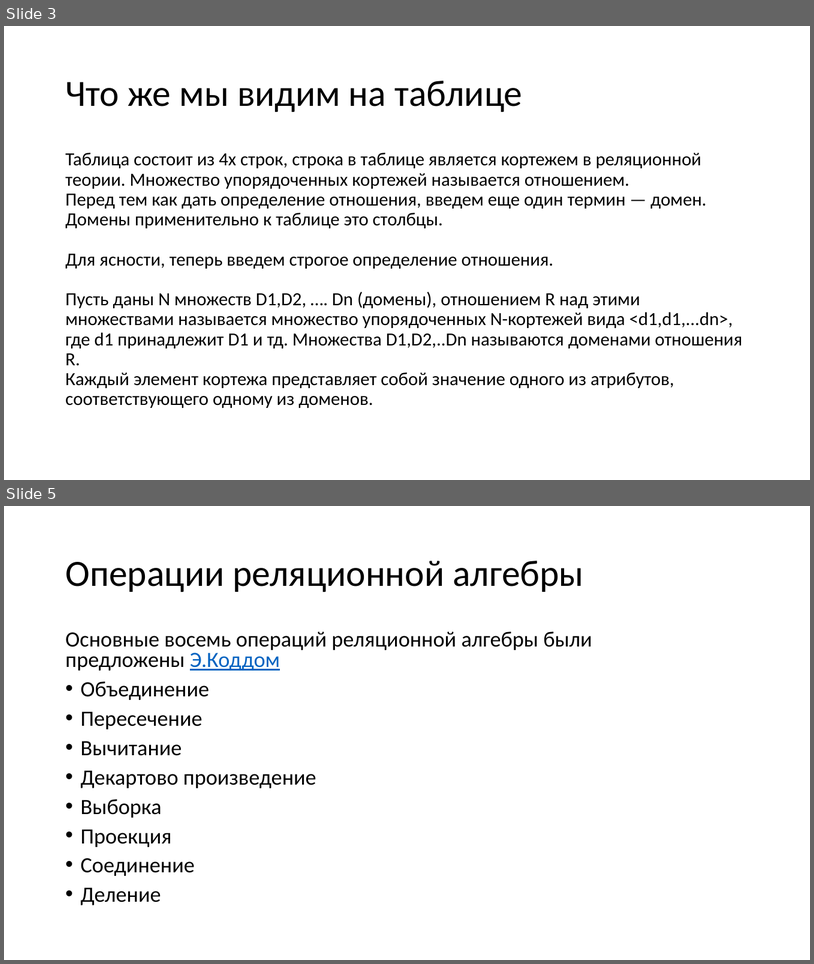
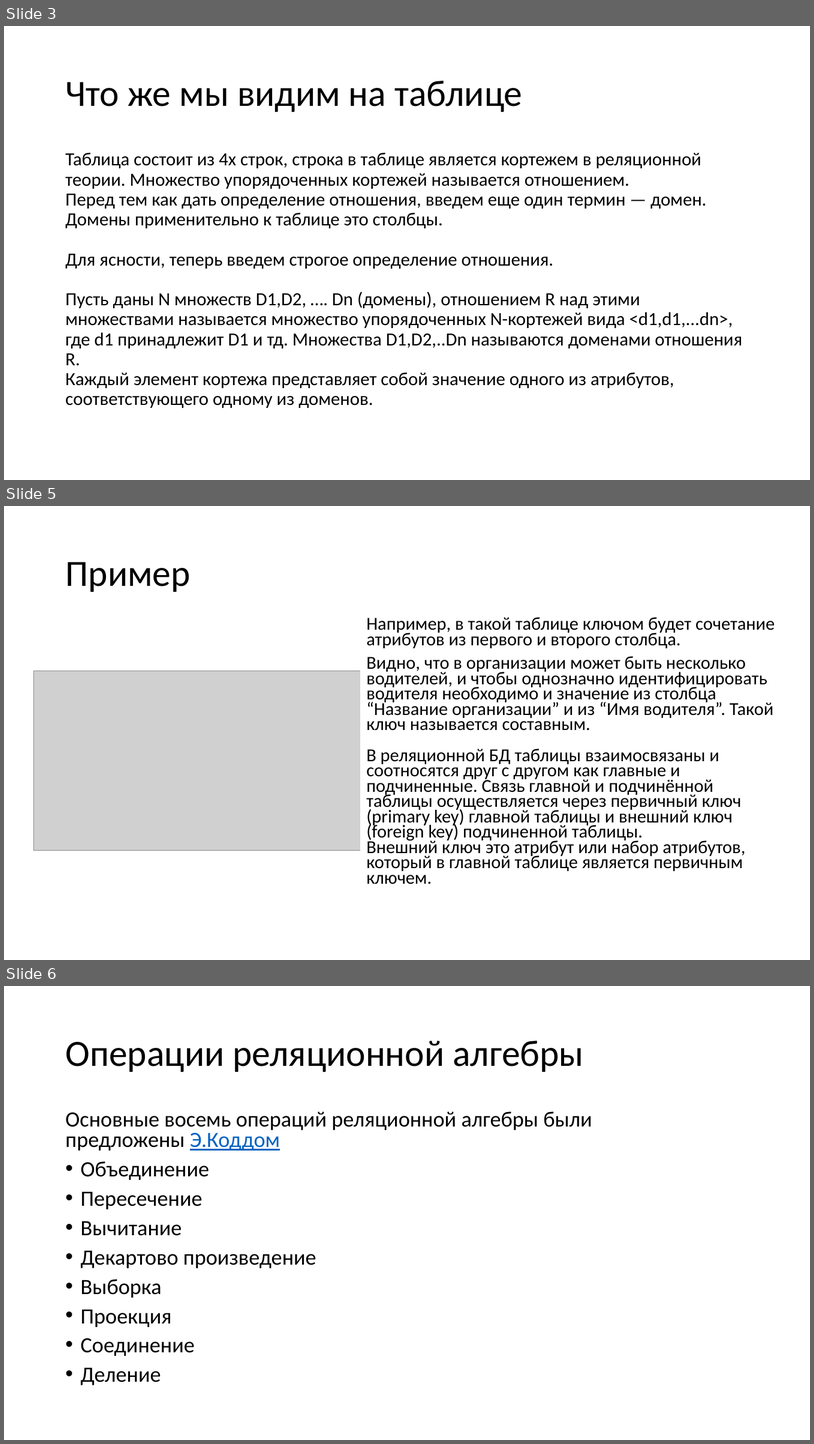
Before and after one commit to avdosev/DataBasePresentations, a slide deck: Реляционная Алгебра/Презентация.pptx. Shown one above the other, each under a label of ours: slides 3 and 5 before the commit, slides 3, 5 and 6 after it; the slides between them are not shown. The pictures are 814x964 and 814x1444 pixels, drawn with LibreOffice and Linux fonts; fonts in the diff are those of the drawing; grey boxes stand for pictures. Boxes give left, top, right and bottom in pixels: in the first picture for what was removed or moved away, otherwise in the second. Text is boxed around its words. In the diff, an @@ line names an element or a change of style, - is before the commit and + after.

```diff
--- a/Реляционная Алгебра/Презентация.pptx
+++ b/Реляционная Алгебра/Презентация.pptx
@@ slide 5 added at bbox=[4, 506, 810, 960], background #FFFFFF @@
@@ title added at bbox=[65, 562, 190, 592], 44 pt, text #000000 @@
+Пример
@@ text added at bbox=[366, 617, 775, 884], 21.7 pt, text #000000 @@
+Например, в такой таблице ключом будет сочетание атрибутов из первого и второго столбца.
+Видно, что в организации может быть несколько водителей, и чтобы однозначно идентифицировать водителя необходимо и значение из столбца “Название организации” и из “Имя водителя”. Такой ключ называется составным.
+В реляционной БД таблицы взаимосвязаны и соотносятся друг с другом как главные и подчиненные. Связь главной и подчинённой таблицы осуществляется через первичный ключ (primary key) главной таблицы и внешний ключ (foreign key) подчиненной таблицы.
+Внешний ключ это атрибут или набор атрибутов, который в главной таблице является первичным ключем.
@@ picture added at bbox=[34, 670, 449, 850] @@
@@ what was slide 5 is now slide 6 @@
```
Also in this commit, not shown: 2 slides changed, 10 other slides added, 5 slides removed.
